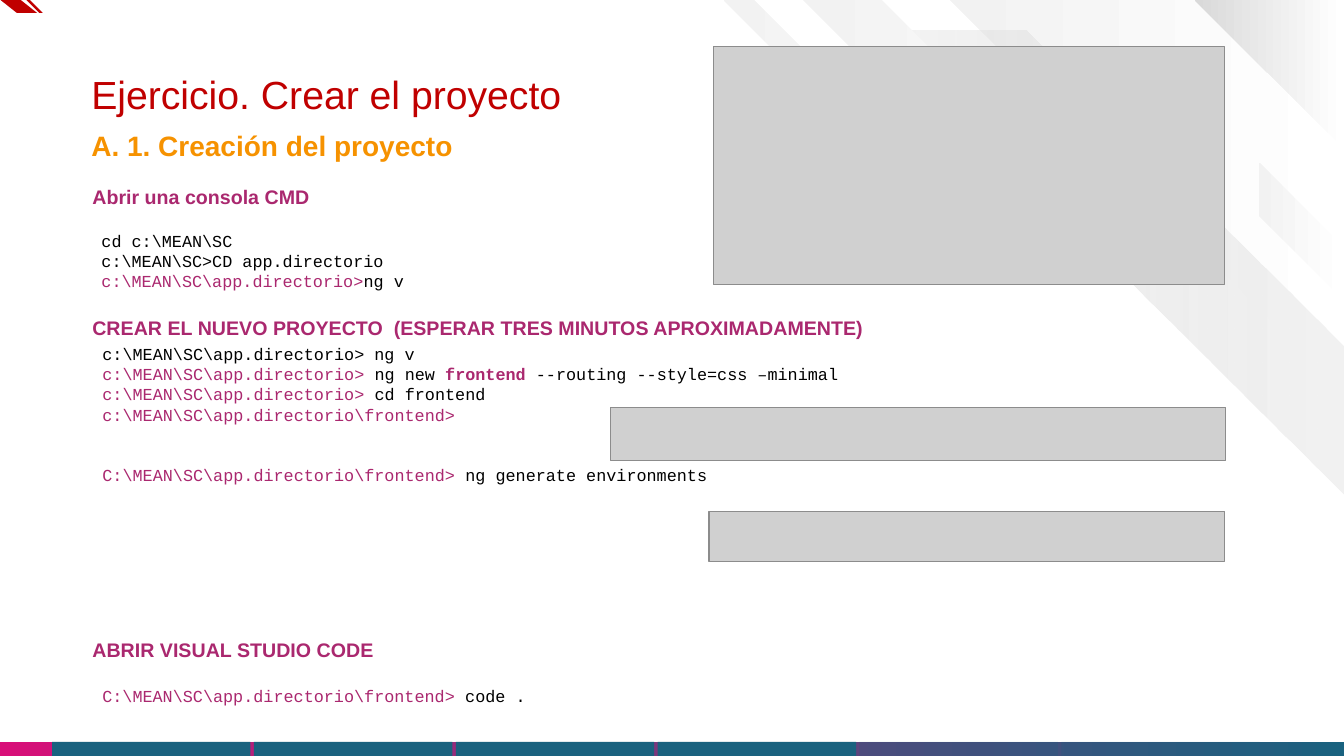
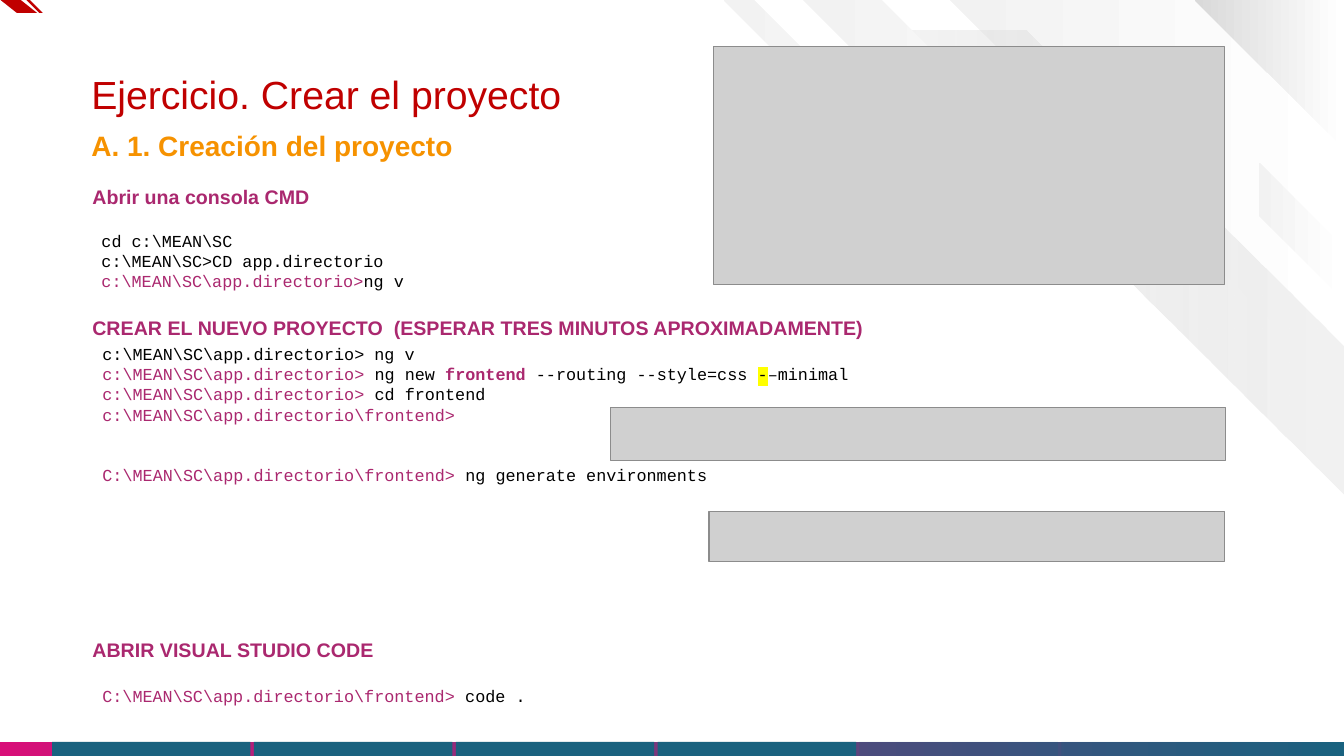
Before and after one commit to fararoni/curso.mean, a slide deck: slide 3 of Guía/MEAN Stack - Módulo 09. Front-End Dashboad.pptx. Drawn at 1344x756 pixels with LibreOffice and Linux fonts; fonts in the diff are those of the drawing; grey boxes stand for pictures; background and template pictures are left out. Boxes give left, top, right and bottom in pixels: in the first picture for what was removed or moved away, otherwise in the second. Text is boxed around its words. In the diff, an @@ line names an element or a change of style, - is before the commit and + after.

```diff
--- a/Guía/MEAN Stack - Módulo 09. Front-End Dashboad.pptx
+++ b/Guía/MEAN Stack - Módulo 09. Front-End Dashboad.pptx
@@ text at [102,368,849,386]: text changed @@
-c:\MEAN\SC\app.directorio> ng new frontend --routing --style=css –minimal
+c:\MEAN\SC\app.directorio> ng new frontend --routing --style=css -–minimal
```
Also in this commit, not shown: 1 other slide changed.
